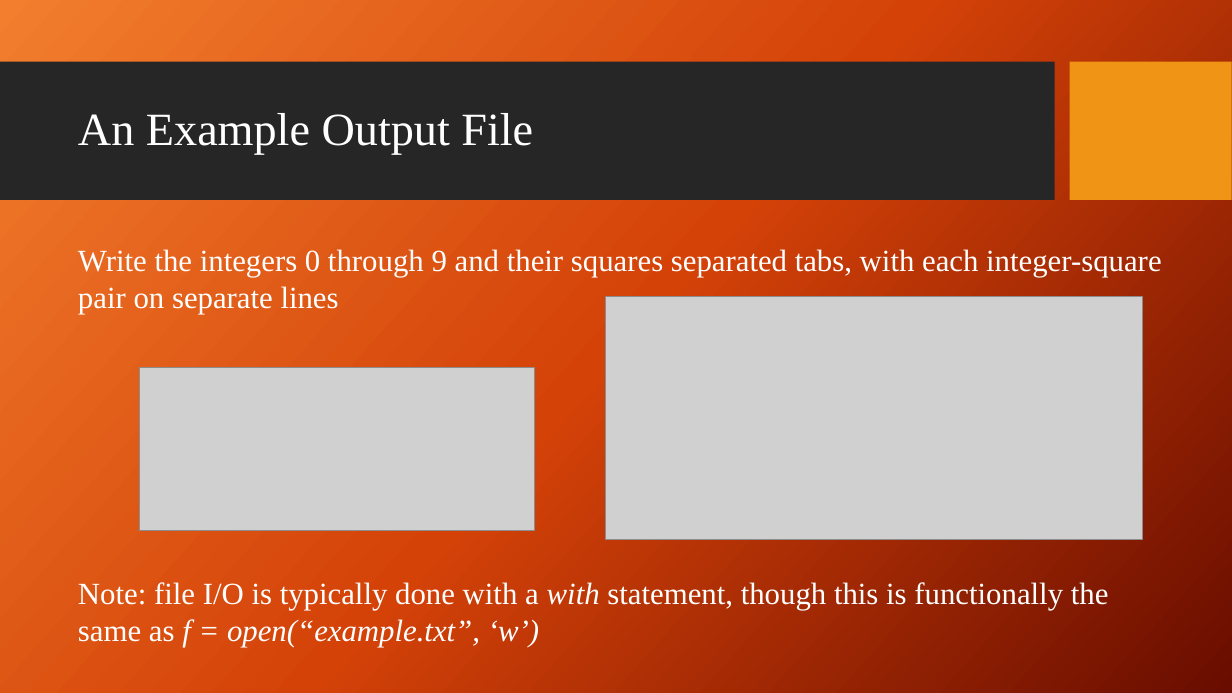
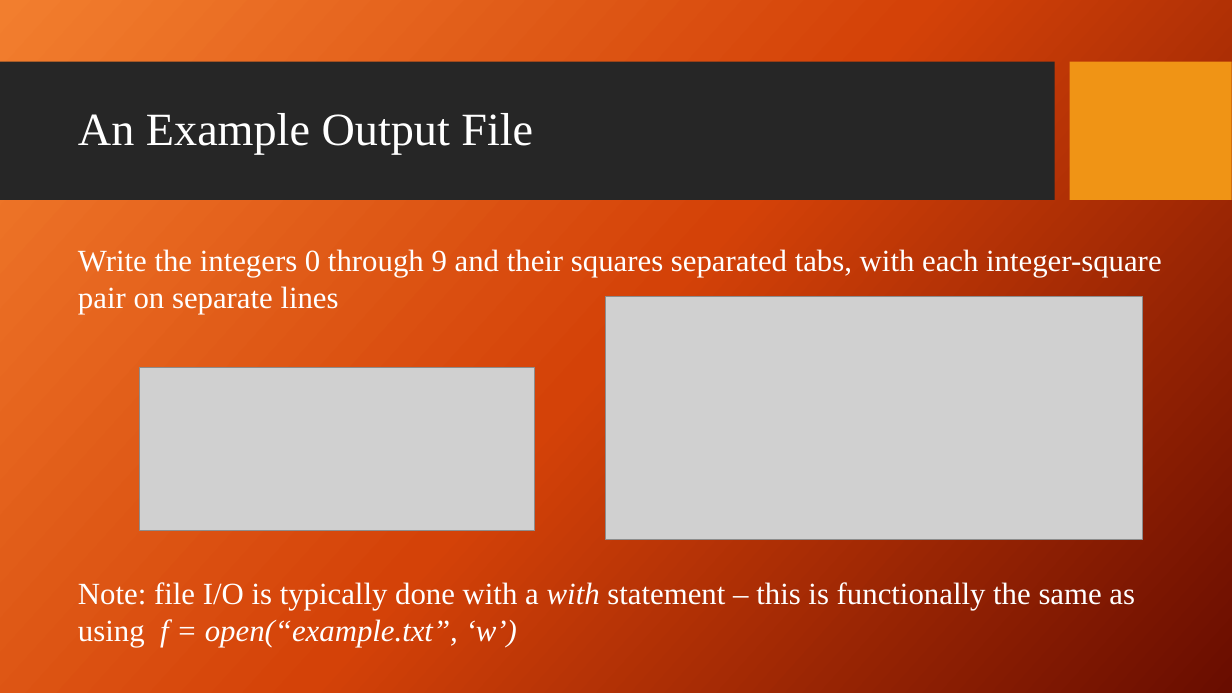
Before and after one commit to giganano/PythonBootcamp, a slide deck: slide 3 of slides/fileIO.pptx. Drawn at 1232x693 pixels with LibreOffice and Linux fonts; fonts in the diff are those of the drawing; grey boxes stand for pictures; background and template pictures are left out. Boxes give left, top, right and bottom in pixels: in the first picture for what was removed or moved away, otherwise in the second. Text is boxed around its words. In the diff, an @@ line names an element or a change of style, - is before the commit and + after.

Commit message:
slides: minor updates

```diff
--- a/slides/fileIO.pptx
+++ b/slides/fileIO.pptx
@@ text at (78, 582, 1135, 647): text changed @@
-Note: file I/O is typically done with a with statement, though this is functionally the same as f = open(“example.txt”, ‘w’)
+Note: file I/O is typically done with a with statement – this is functionally the same as using f = open(“example.txt”, ‘w’)
```
Also in this commit, not shown: 2 other files.
